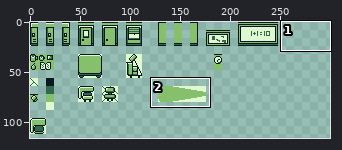
Two versions of one pixel-art file, assets/backgrounds/background_spritesheet.aseprite. Above: a wide view before the commit, with the close-up outlined.
Close-up. Before:
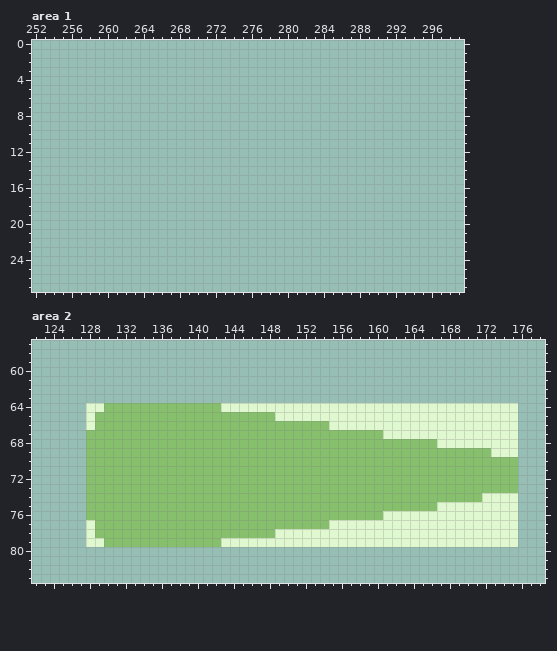
1024x1024 pixels, 1 frame. Shown: area 1: x 252..299, y 0..27; area 2: x 122..178, y 57..83. The wide view leaves out empty margins.
After the commit:
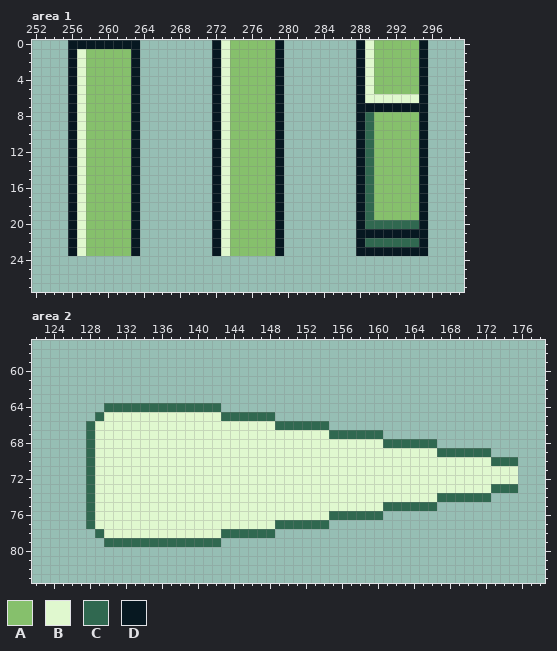
Palette (. is transparent): A #86c06c  B #e0f8cf  C #306850  D #071821
Edits made:
--- area 1
@@ x 252..299 @@
- 0 ................................................
- 1 ................................................
- 2 ................................................
- 3 ................................................
- 4 ................................................
- 5 ................................................
- 6 ................................................
- 7 ................................................
- 8 ................................................
- 9 ................................................
-10 ................................................
-11 ................................................
-12 ................................................
-13 ................................................
-14 ................................................
-15 ................................................
-16 ................................................
-17 ................................................
-18 ................................................
-19 ................................................
-20 ................................................
-21 ................................................
-22 ................................................
-23 ................................................
+ 0 ....DDDDDDDD........DBAAAAAD........DBAAAAAD....
+ 1 ....DBAAAAAD........DBAAAAAD........DBAAAAAD....
+ 2 ....DBAAAAAD........DBAAAAAD........DBAAAAAD....
+ 3 ....DBAAAAAD........DBAAAAAD........DBAAAAAD....
+ 4 ....DBAAAAAD........DBAAAAAD........DBAAAAAD....
+ 5 ....DBAAAAAD........DBAAAAAD........DBAAAAAD....
+ 6 ....DBAAAAAD........DBAAAAAD........DBBBBBBD....
+ 7 ....DBAAAAAD........DBAAAAAD........DDDDDDDD....
+ 8 ....DBAAAAAD........DBAAAAAD........DCAAAAAD....
+ 9 ....DBAAAAAD........DBAAAAAD........DCAAAAAD....
+10 ....DBAAAAAD........DBAAAAAD........DCAAAAAD....
+11 ....DBAAAAAD........DBAAAAAD........DCAAAAAD....
+12 ....DBAAAAAD........DBAAAAAD........DCAAAAAD....
+13 ....DBAAAAAD........DBAAAAAD........DCAAAAAD....
+14 ....DBAAAAAD........DBAAAAAD........DCAAAAAD....
+15 ....DBAAAAAD........DBAAAAAD........DCAAAAAD....
+16 ....DBAAAAAD........DBAAAAAD........DCAAAAAD....
+17 ....DBAAAAAD........DBAAAAAD........DCAAAAAD....
+18 ....DBAAAAAD........DBAAAAAD........DCAAAAAD....
+19 ....DBAAAAAD........DBAAAAAD........DCAAAAAD....
+20 ....DBAAAAAD........DBAAAAAD........DCCCCCCD....
+21 ....DBAAAAAD........DBAAAAAD........DDDDDDDD....
+22 ....DBAAAAAD........DBAAAAAD........DCCCCCCD....
+23 ....DBAAAAAD........DBAAAAAD........DDDDDDDD....
 24 ................................................
--- area 2
@@ x 122..178 @@
 63 .........................................................
-64 ......BBAAAAAAAAAAAAABBBBBBBBBBBBBBBBBBBBBBBBBBBBBBBBB...
-65 ......BAAAAAAAAAAAAAAAAAAAABBBBBBBBBBBBBBBBBBBBBBBBBBB...
-66 ......BAAAAAAAAAAAAAAAAAAAAAAAAAABBBBBBBBBBBBBBBBBBBBB...
-67 ......AAAAAAAAAAAAAAAAAAAAAAAAAAAAAAAAABBBBBBBBBBBBBBB...
-68 ......AAAAAAAAAAAAAAAAAAAAAAAAAAAAAAAAAAAAAAABBBBBBBBB...
-69 ......AAAAAAAAAAAAAAAAAAAAAAAAAAAAAAAAAAAAAAAAAAAAABBB...
-70 ......AAAAAAAAAAAAAAAAAAAAAAAAAAAAAAAAAAAAAAAAAAAAAAAA...
-71 ......AAAAAAAAAAAAAAAAAAAAAAAAAAAAAAAAAAAAAAAAAAAAAAAA...
-72 ......AAAAAAAAAAAAAAAAAAAAAAAAAAAAAAAAAAAAAAAAAAAAAAAA...
-73 ......AAAAAAAAAAAAAAAAAAAAAAAAAAAAAAAAAAAAAAAAAAAAAAAA...
-74 ......AAAAAAAAAAAAAAAAAAAAAAAAAAAAAAAAAAAAAAAAAAAABBBB...
-75 ......AAAAAAAAAAAAAAAAAAAAAAAAAAAAAAAAAAAAAAABBBBBBBBB...
-76 ......AAAAAAAAAAAAAAAAAAAAAAAAAAAAAAAAABBBBBBBBBBBBBBB...
-77 ......BAAAAAAAAAAAAAAAAAAAAAAAAAABBBBBBBBBBBBBBBBBBBBB...
-78 ......BAAAAAAAAAAAAAAAAAAAABBBBBBBBBBBBBBBBBBBBBBBBBBB...
-79 ......BBAAAAAAAAAAAAABBBBBBBBBBBBBBBBBBBBBBBBBBBBBBBBB...
+64 ........CCCCCCCCCCCCC....................................
+65 .......CBBBBBBBBBBBBBCCCCCC..............................
+66 ......CBBBBBBBBBBBBBBBBBBBBCCCCCC........................
+67 ......CBBBBBBBBBBBBBBBBBBBBBBBBBBCCCCCC..................
+68 ......CBBBBBBBBBBBBBBBBBBBBBBBBBBBBBBBBCCCCCC............
+69 ......CBBBBBBBBBBBBBBBBBBBBBBBBBBBBBBBBBBBBBBCCCCCC......
+70 ......CBBBBBBBBBBBBBBBBBBBBBBBBBBBBBBBBBBBBBBBBBBBBCCC...
+71 ......CBBBBBBBBBBBBBBBBBBBBBBBBBBBBBBBBBBBBBBBBBBBBBBB...
+72 ......CBBBBBBBBBBBBBBBBBBBBBBBBBBBBBBBBBBBBBBBBBBBBBBB...
+73 ......CBBBBBBBBBBBBBBBBBBBBBBBBBBBBBBBBBBBBBBBBBBBBCCC...
+74 ......CBBBBBBBBBBBBBBBBBBBBBBBBBBBBBBBBBBBBBBCCCCCC......
+75 ......CBBBBBBBBBBBBBBBBBBBBBBBBBBBBBBBBCCCCCC............
+76 ......CBBBBBBBBBBBBBBBBBBBBBBBBBBCCCCCC..................
+77 ......CBBBBBBBBBBBBBBBBBBBBCCCCCC........................
+78 .......CBBBBBBBBBBBBBCCCCCC..............................
+79 ........CCCCCCCCCCCCC....................................
 80 .........................................................
